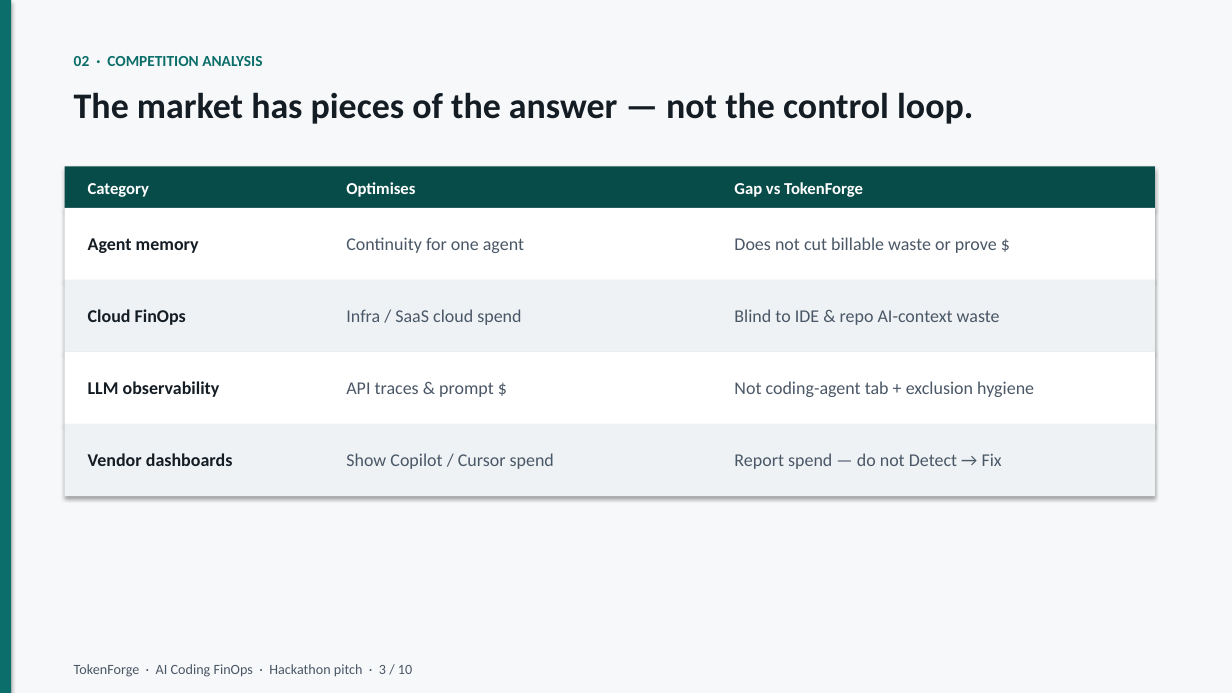
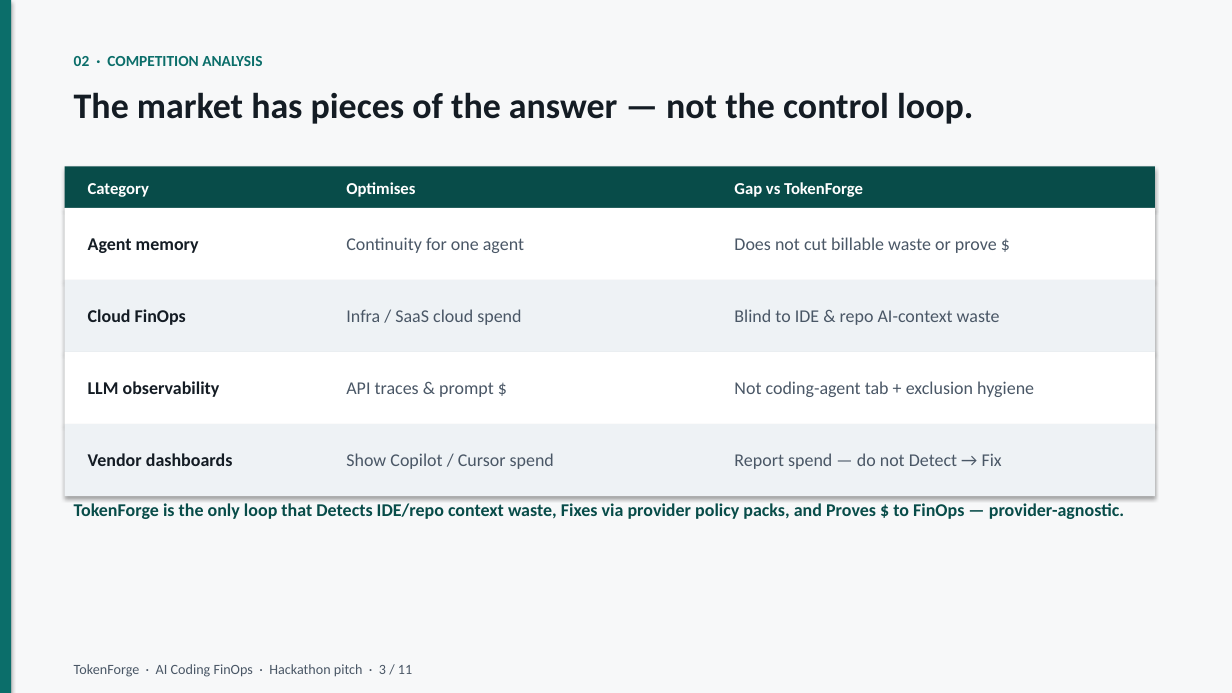
Before and after one commit to JordyNicholas/TokenForge, a slide deck: slide 3 of docs/pitch/TokenForge-Pitch.pptx. Drawn at 1232x693 pixels with LibreOffice and Linux fonts; fonts in the diff are those of the drawing. Boxes give left, top, right and bottom in pixels: in the first picture for what was removed or moved away, otherwise in the second. Text is boxed around its words. In the diff, an @@ line names an element or a change of style, - is before the commit and + after.

```diff
--- a/docs/pitch/TokenForge-Pitch.pptx
+++ b/docs/pitch/TokenForge-Pitch.pptx
@@ text added at <box>74,503,1124,519</box>, 14 pt, text #084C49, bold @@
+TokenForge is the only loop that Detects IDE/repo context waste, Fixes via provider policy packs, and Proves $ to FinOps — provider-agnostic.
@@ text at <box>74,664,412,677</box>: text changed @@
-TokenForge · AI Coding FinOps · Hackathon pitch · 3 / 10
+TokenForge · AI Coding FinOps · Hackathon pitch · 3 / 11
```
Also in this commit, not shown: 5 other slides changed, 3 slides added, 2 slides removed, 2 other files.
